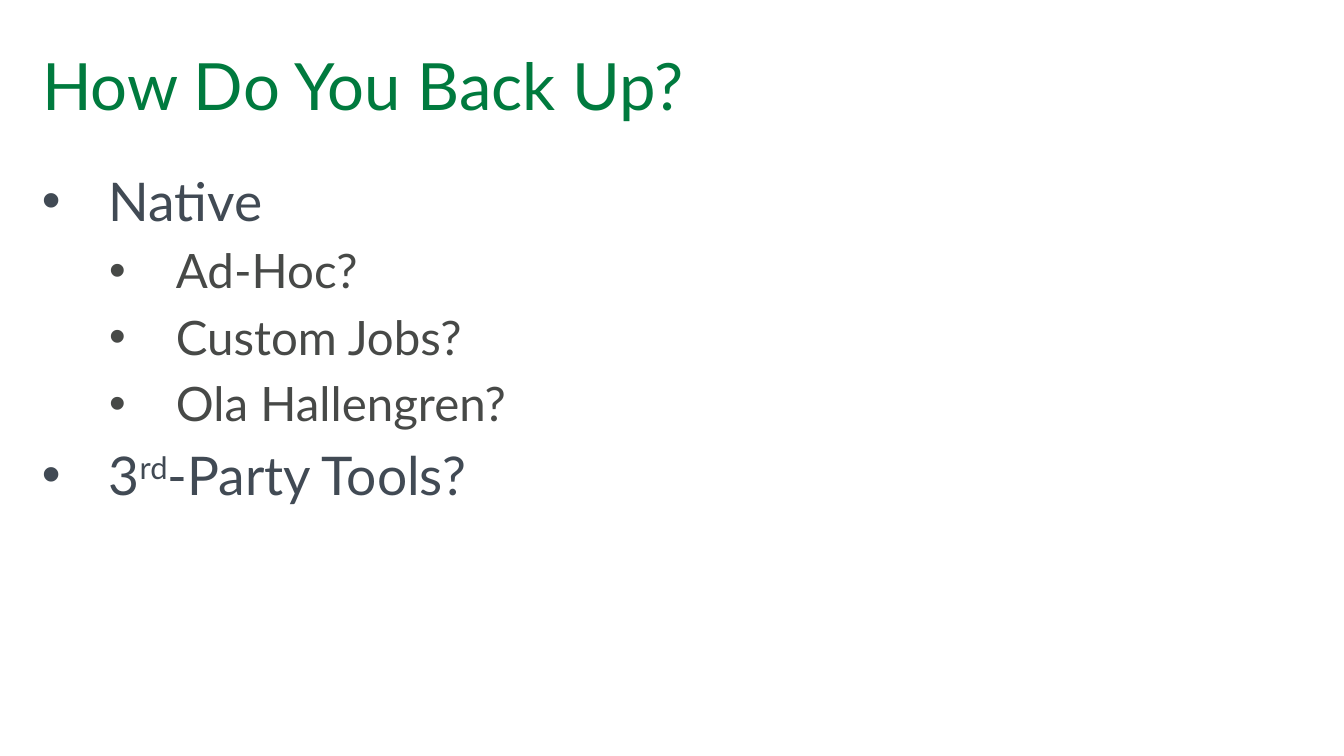
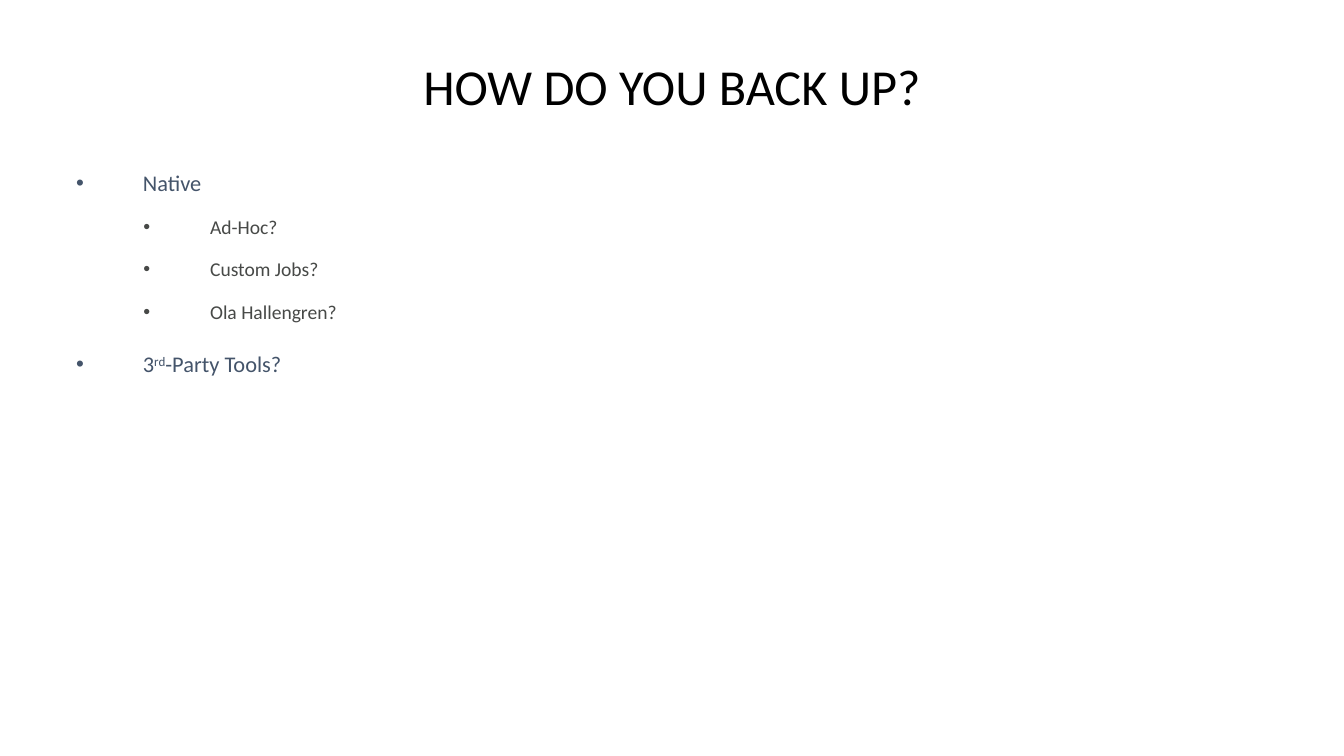
Before and after one commit to dataplat/community-presentations, a slide deck: slide 5 of andy-levy/BackupManagement/Backup Management with dbatools.pptx. Drawn at 1344x756 pixels with LibreOffice and Linux fonts; fonts in the diff are those of the drawing; background and template pictures are left out. Boxes give left, top, right and bottom in pixels: in the first picture for what was removed or moved away, otherwise in the second. Text is boxed around its words. In the diff, an @@ line names an element or a change of style, - is before the commit and + after.

```diff
--- a/andy-levy/BackupManagement/Backup Management with dbatools.pptx
+++ b/andy-levy/BackupManagement/Backup Management with dbatools.pptx
@@ title at (423, 70, 921, 106): text changed; size 44 to 34 pt; font Lato to Calibri; text colour #007A3E to #000000 @@
-How Do You Back Up?
+HOW DO YOU BACK UP?
@@ text "Native": place and size @@
-text "Native" at (109, 182, 506, 504)
+text "Native" at (143, 175, 336, 376)
@@ text "Native" at (143, 175, 336, 376): size 36 to 15.1 pt, text colour #414A54 to #44546A in "Native", "3rd-Party Tools?"; font Lato to Calibri; size 32 to 13.2 pt in "Ad-Hoc?", "Custom Jobs?", "Ola Hallengren?"; line spacing 1 to 1.5; more space between paragraphs; less space between paragraphs @@
```
Also in this commit, not shown: 6 other slides changed, 1 other file.
